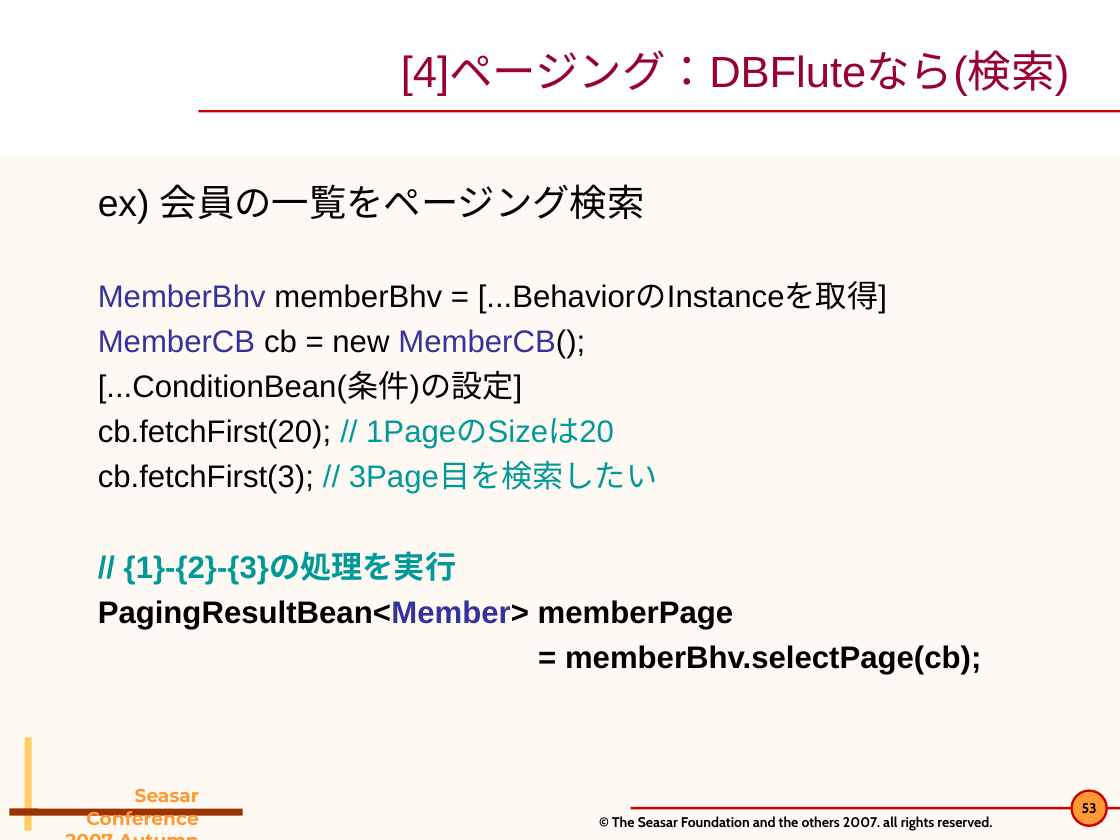
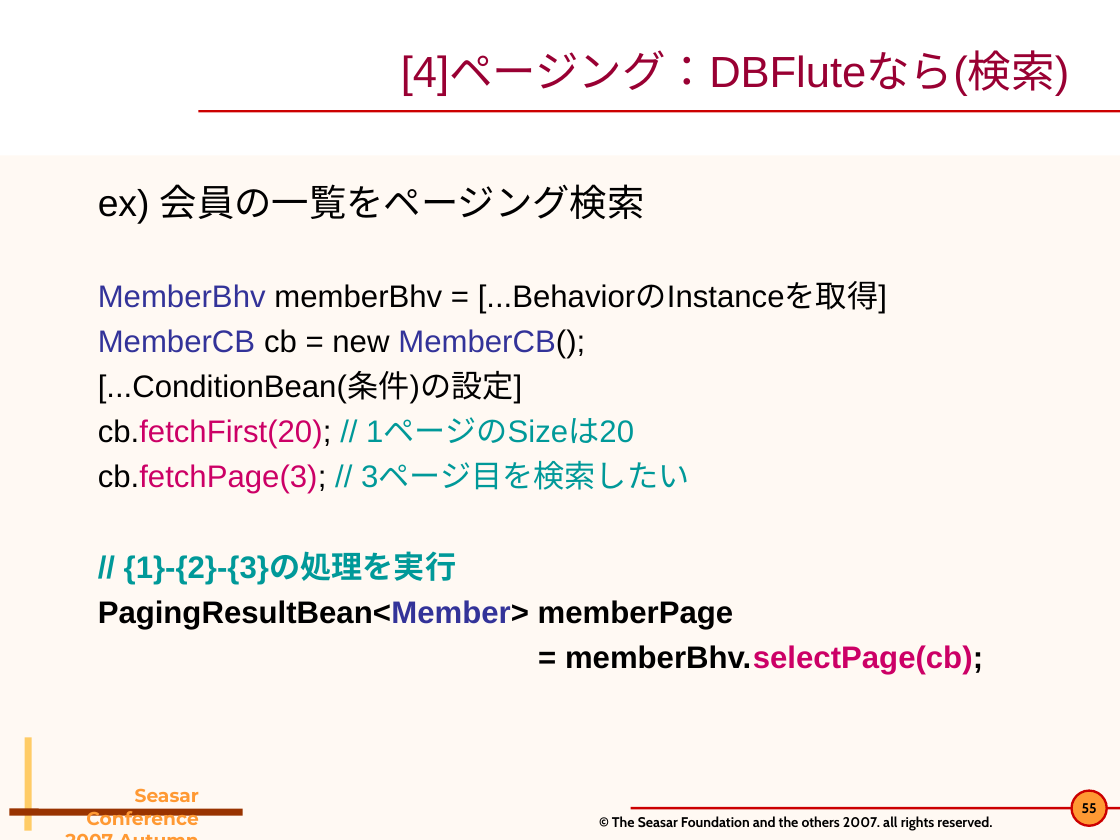
Before and after one commit to seasarorg/dbflute, a slide deck: slide 55 of dbflute/etc/doc/pres/sc2007a_2-DBFlute.ppt (slide 53 before the commit). Drawn at 1120x840 pixels with LibreOffice and Linux fonts; fonts in the diff are those of the drawing; background and template pictures are left out. Boxes give left, top, right and bottom in pixels: in the first picture for what was removed or moved away, otherwise in the second. Text is boxed around its words. In the diff, an @@ line names an element or a change of style, - is before the commit and + after.

```diff
--- a/dbflute/etc/doc/pres/sc2007a_2-DBFlute.ppt
+++ b/dbflute/etc/doc/pres/sc2007a_2-DBFlute.ppt
@@ text at [98, 418, 689, 494]: text changed; text colour #000000 to #009999 @@
-  cb.fetchFirst(20); // 1PageのSizeは20
-  cb.fetchFirst(3); // 3Page目を検索したい
+  cb.fetchFirst(20); // 1ページのSizeは20
+  cb.fetchPage(3); // 3ページ目を検索したい
@@ text at [565, 645, 983, 674]: text colour #000000 to #CC0066 in "memberBhv.selectPage(cb);" @@
```
Also in this commit, not shown: 14 other slides changed, 2 slides added, 6 other files.
